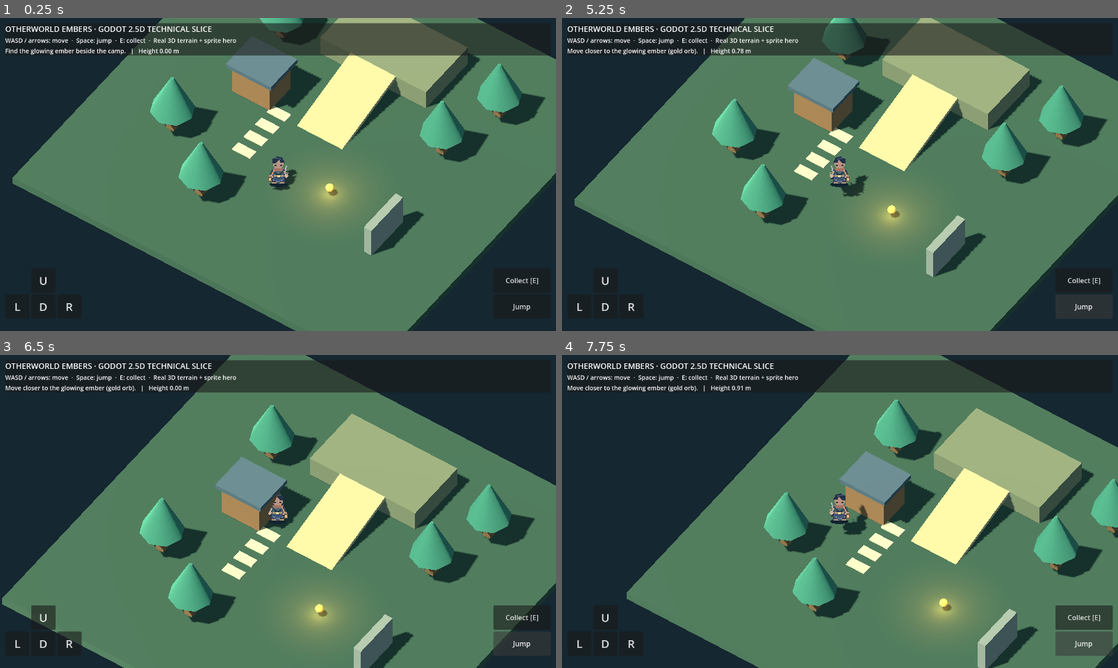
Above: before the commit, frames 1-4 (two rows, left to right).
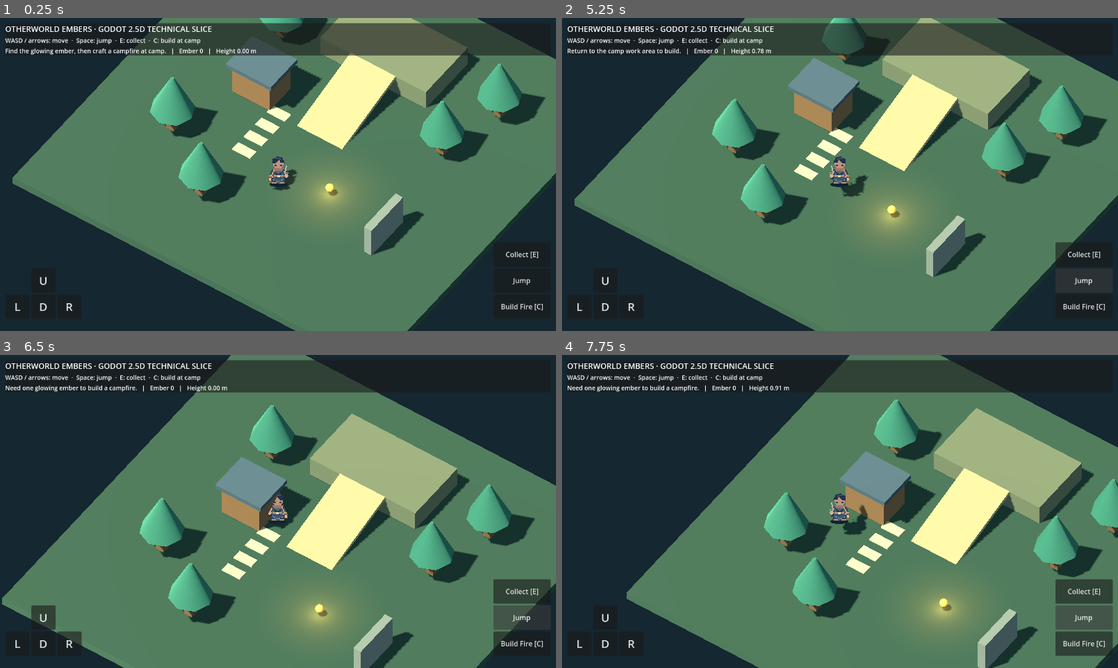
Above: after the commit, the same moments.

Repository: shaolei528/shaolei
Game: Godot game, scene res://scenes/main.tscn
The game is run twice, just before and just after one commit, with the same random seed, the same clock (stepped at 60 frames per second) and the same inputs.
Inputs:
- Up to frame 1 (0.25 s): no input
- Up to frame 2 (5.25 s): click "U" at 0.5 s; click "L" at 1.25 s; click "D" at 2 s; click "R" at 2.75 s; click "Collect [E]" at 3.5 s; click "Jump" at 4.25 s; tap Enter at 5 s; hold W from 5.03 s (still down); tap C at 5.1 s
- Up to frame 3 (6.5 s): keep holding W; tap Space at 5.27, 6.02 s; tap E at 5.3, 5.85 s; tap C at 6.05 s
- Up to frame 4 (7.75 s): release W at 6.53 s; hold A from 6.53 s (still down); tap C at 6.6, 7.55 s; tap E at 6.8, 7.35 s; tap Space at 7.52 s

The runs differ from the first frame. In frame 1, 0.7% of the frame differs, in the area x 13-98%, y 6-94%; in frame 2, 0.8%; in frame 3, 1.5%; in frame 4, 1.5%, in the area x 1-100%, y 6-94%.

Commit message:
Add Ember inventory and campfire crafting loop

Diff:
--- /dev/null
+++ b/otherworld-godot/game/scripts/crafting_system.gd
@@ -0,0 +1,37 @@
+extends RefCounted
+class_name CraftingSystem
+
+const RECIPES := {
+	"campfire": {"ember": 1}
+}
+
+var inventory: Dictionary = {}
+
+func add_item(item_id: String, amount: int = 1) -> void:
+	if amount <= 0:
+		return
+	inventory[item_id] = count(item_id) + amount
+
+func count(item_id: String) -> int:
+	return int(inventory.get(item_id, 0))
+
+func can_craft(recipe_id: String) -> bool:
+	if not RECIPES.has(recipe_id):
+		return false
+	var ingredients: Dictionary = RECIPES[recipe_id]
+	for item_id in ingredients:
+		if count(str(item_id)) < int(ingredients[item_id]):
+			return false
+	return true
+
+func craft(recipe_id: String) -> bool:
+	if not can_craft(recipe_id):
+		return false
+	var ingredients: Dictionary = RECIPES[recipe_id]
+	for item_id in ingredients:
+		var remaining := count(str(item_id)) - int(ingredients[item_id])
+		if remaining == 0:
+			inventory.erase(item_id)
+		else:
+			inventory[item_id] = remaining
+	return true
--- a/otherworld-godot/game/scripts/hud.gd
+++ b/otherworld-godot/game/scripts/hud.gd
@@ -27,7 +27,7 @@
 	title.autowrap_mode = TextServer.AUTOWRAP_WORD_SMART
 	text.add_child(title)
 	var hint := Label.new()
-	hint.text = "WASD / arrows: move  ·  Space: jump  ·  E: collect  ·  Real 3D terrain + sprite hero"
+	hint.text = "WASD / arrows: move  ·  Space: jump  ·  E: collect  ·  C: build at camp"
 	hint.autowrap_mode = TextServer.AUTOWRAP_WORD_SMART
 	hint.add_theme_font_size_override("font_size", 14)
 	text.add_child(hint)
@@ -50,7 +50,7 @@
 	root.add_child(actions)
 	actions.set_anchors_and_offsets_preset(Control.PRESET_BOTTOM_RIGHT)
 	actions.offset_left = -144
-	actions.offset_top = -144
+	actions.offset_top = -204
 	actions.offset_right = -12
 	actions.offset_bottom = -24
 	var collect := Button.new()
@@ -65,6 +65,12 @@
 	jump.pressed.connect(func(): player.jump_requested = true)
 	actions.add_child(jump)
 	buttons["jump"] = jump
+	var build := Button.new()
+	build.text = "Build Fire [C]"
+	build.custom_minimum_size = Vector2(132,56)
+	build.pressed.connect(func(): world.craft_campfire(player.global_position))
+	actions.add_child(build)
+	buttons["build"] = build
 
 func _direction_button(parent: Control, title: String, at: Vector2, direction: Vector2) -> void:
 	var button := Button.new()
@@ -89,8 +95,10 @@
 	for direction in directions.values():
 		movement += direction
 	player.touch_direction = movement.limit_length()
-	message.text = "%s   |   Height %.2f m" % [world.status, player.position.y]
+	message.text = "%s   |   Ember %d   |   Height %.2f m" % [world.status, world.crafting.count("ember"), player.position.y]
 
 func _unhandled_key_input(event: InputEvent) -> void:
 	if event is InputEventKey and event.pressed and not event.echo and event.physical_keycode == KEY_E:
 		world.interact(player.global_position)
+	if event is InputEventKey and event.pressed and not event.echo and event.physical_keycode == KEY_C:
+		world.craft_campfire(player.global_position)
--- a/otherworld-godot/game/scripts/main.gd
+++ b/otherworld-godot/game/scripts/main.gd
@@ -37,6 +37,8 @@
 	var payload := {
 		"player": {"x": player.position.x, "y": player.position.y, "z": player.position.z},
 		"collected": world.collected,
+		"ember_count": world.crafting.count("ember"),
+		"campfire_crafted": world.campfire_crafted,
 		"viewport": {"width": viewport_size.x, "height": viewport_size.y},
 		"buttons": hud.button_rects()
 	}
--- a/otherworld-godot/game/scripts/world_3d.gd
+++ b/otherworld-godot/game/scripts/world_3d.gd
@@ -1,10 +1,17 @@
 extends Node3D
+
+const Crafting = preload("res://scripts/crafting_system.gd")
 
 var ember_light: OmniLight3D
 var ember: MeshInstance3D
 var collected := false
-var status := "Find the glowing ember beside the camp."
+var campfire: Node3D
+var campfire_light: OmniLight3D
+var campfire_crafted := false
+var status := "Find the glowing ember, then craft a campfire at camp."
 var ember_position := Vector3(2.8, 0.5, 3.1)
+var camp_position := Vector3(-4.6, 0.0, 1.2)
+var crafting = Crafting.new()
 
 func _ready() -> void:
 	name = "World3D"
@@ -53,6 +60,45 @@
 	ember_light.light_energy = 2.5
 	ember_light.omni_range = 4.0
 	add_child(ember_light)
+	_setup_campfire_ghost()
+
+func _setup_campfire_ghost() -> void:
+	campfire = Node3D.new()
+	campfire.name = "CraftedCampfire"
+	campfire.position = camp_position
+	campfire.visible = false
+	add_child(campfire)
+	for index in range(6):
+		var angle := TAU * float(index) / 6.0
+		var stone := MeshInstance3D.new()
+		var rock := SphereMesh.new()
+		rock.radius = 0.22
+		rock.height = 0.2
+		stone.mesh = rock
+		stone.position = Vector3(cos(angle) * 0.42, 0.12, sin(angle) * 0.42)
+		var stone_material := StandardMaterial3D.new()
+		stone_material.albedo_color = Color("77736a")
+		stone.material_override = stone_material
+		campfire.add_child(stone)
+	var flame := MeshInstance3D.new()
+	flame.name = "FireCore"
+	var fire_mesh := SphereMesh.new()
+	fire_mesh.radius = 0.25
+	fire_mesh.height = 0.6
+	flame.mesh = fire_mesh
+	flame.position.y = 0.38
+	var fire_material := StandardMaterial3D.new()
+	fire_material.albedo_color = Color("ff9c3a")
+	fire_material.emission_enabled = true
+	fire_material.emission = Color("ff6b22")
+	flame.material_override = fire_material
+	campfire.add_child(flame)
+	campfire_light = OmniLight3D.new()
+	campfire_light.position.y = 0.5
+	campfire_light.light_color = Color("ff9140")
+	campfire_light.light_energy = 1.8
+	campfire_light.omni_range = 5.0
+	campfire.add_child(campfire_light)
 
 func _box(label: String, size: Vector3, origin: Vector3, color: Color, collision := true) -> Node3D:
 	var body: Node3D = StaticBody3D.new() if collision else Node3D.new()
@@ -93,13 +139,29 @@
 
 func interact(player_position: Vector3) -> bool:
 	if collected:
-		status = "Ember secured. Explore the elevated northern terrace."
+		status = "Ember already recovered. Explore the elevated northern terrace."
 		return false
 	if player_position.distance_to(ember_position) > 2.0:
 		status = "Move closer to the glowing ember (gold orb)."
 		return false
 	collected = true
+	crafting.add_item("ember")
 	ember.visible = false
 	ember_light.visible = false
-	status = "Ember +1 · The camp is ready for its next expedition."
+	status = "Ember +1 · Return to camp and craft a campfire."
 	return true
+
+func craft_campfire(player_position: Vector3) -> bool:
+	if campfire_crafted:
+		status = "The campfire is already built."
+		return false
+	if player_position.distance_to(camp_position) > 3.0:
+		status = "Return to the camp work area to build."
+		return false
+	if not crafting.craft("campfire"):
+		status = "Need one glowing ember to build a campfire."
+		return false
+	campfire_crafted = true
+	campfire.visible = true
+	status = "Campfire built · Ember 0 · Your first shelter is ready."
+	return true
--- a/otherworld-godot/game/tests/smoke.gd
+++ b/otherworld-godot/game/tests/smoke.gd
@@ -55,8 +55,16 @@
 	await ticks(70)
 	check(player.is_on_floor(), "jump lands on terrain")
 	check(not world.interact(Vector3(10, 0, 10)), "collection rejects out-of-range interaction")
+	check(not world.craft_campfire(world.camp_position), "campfire recipe rejects missing ember")
 	check(world.interact(world.ember_position), "collection accepts nearby interaction")
 	check(world.collected and not world.ember.visible and not world.ember_light.visible, "collection changes world and light state")
+	check(world.crafting.count("ember") == 1, "collection adds one ember to inventory")
+	check(not world.craft_campfire(Vector3(20, 0, 20)), "crafting rejects a player outside the camp")
+	check(world.crafting.count("ember") == 1, "failed crafting preserves ingredients")
+	check(world.craft_campfire(world.camp_position), "campfire crafts at the camp work area")
+	check(world.campfire_crafted and world.campfire.visible and world.campfire_light.visible, "crafted campfire appears and lights the area")
+	check(world.crafting.count("ember") == 0, "crafting consumes the ember")
+	check(not world.craft_campfire(world.camp_position), "campfire cannot be crafted twice")
 	check(not world.interact(world.ember_position), "ember cannot be collected twice")
 	print("GODOT_25D_SMOKE=" + JSON.stringify({"passed": failures.is_empty(), "checks": checks.size(), "failures": failures, "engine": Engine.get_version_info().string}))
 	scene.queue_free()
Not shown, added: otherworld-godot/docs/ITERATION_HANDOFF_2026-10-19_0134.md
Not shown, changed: otherworld-godot/game/README.md
Not shown, changed: otherworld-godot/qa/browser.cjs
Not shown, added: otherworld-godot/qa/manifest.json
